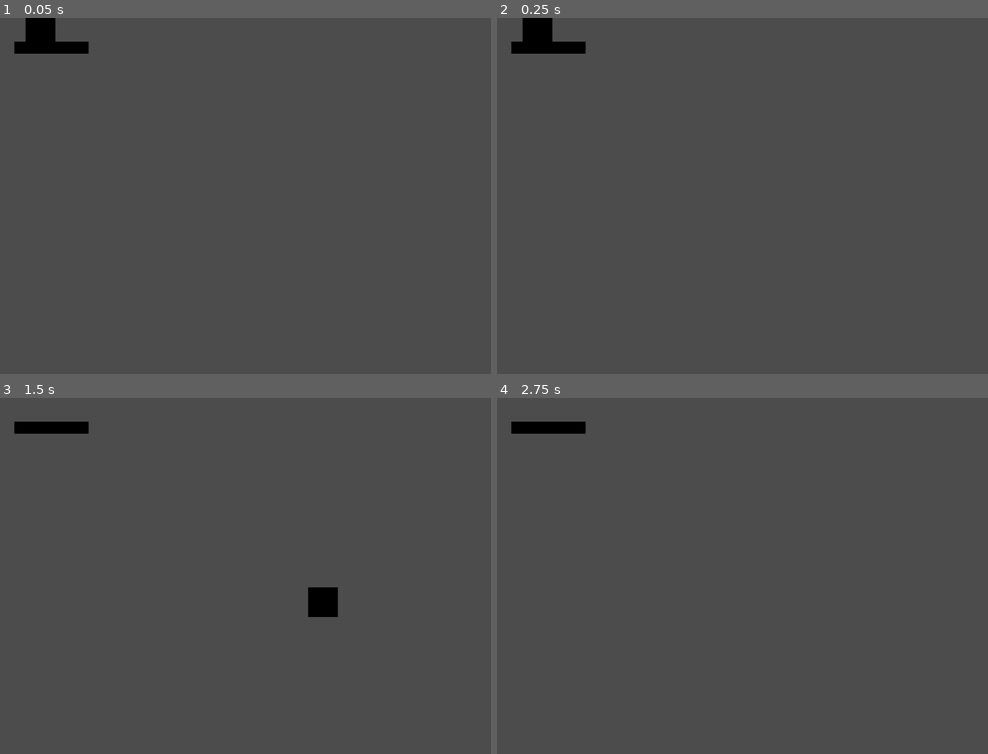
Above: before the commit, frames 1-4 (two rows, left to right).
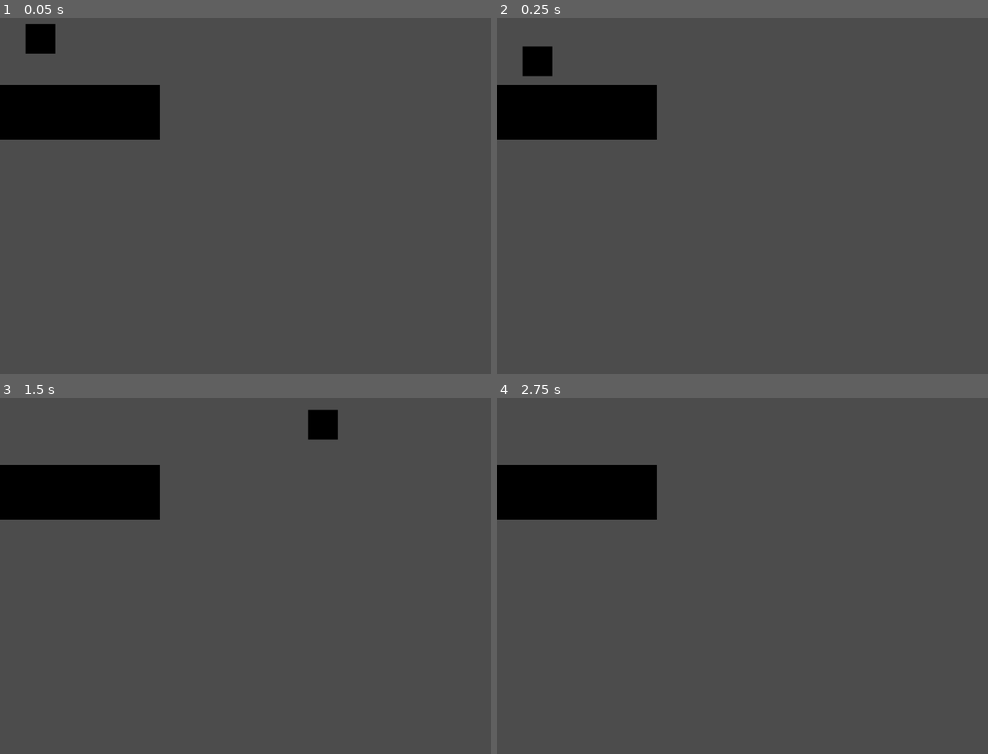
Above: after the commit, the same moments.

Repository: RavenJFelix/Square
Game: Godot game, scene res://testLevel/testLevel.tscn
Two runs of this game, one before a commit and one after it. Both use one fixed random seed, a clock stepped at 60 frames per second and the inputs below. The project has no main scene, so this scene is started directly.
Inputs:
- Up to frame 1 (0.05 s): no input
- Up to frame 2 (0.25 s): no input
- Up to frame 3 (1.5 s): hold Right (ui_right) from 0.53 s (still down); tap Up (ui_up) at 0.77 s
- Up to frame 4 (2.75 s): tap Up (ui_up) at 1.52 s; release Right (ui_right) at 2.03 s; hold Left (ui_left) from 2.03 s (still down)

The runs differ from the first frame. In frame 1, 5.4% of the frame differs, in the area x 0-33%, y 0-35%; in frame 2, 6.2%; in frame 3, 6.5%, in the area x 0-69%, y 3-62%; in frame 4, 5.5%.

Commit message:
Resize platform

Diff:
--- a/map/basicPlatform.tscn
+++ b/map/basicPlatform.tscn
@@ -3,6 +3,7 @@
 [sub_resource type="RectangleShape2D" id=1]
 
 [node name="StaticBody2D" type="StaticBody2D"]
+scale = Vector2( 5, 5 )
 
 [node name="CollisionShape2D" type="CollisionShape2D" parent="."]
 shape = SubResource( 1 )
--- a/testLevel/testLevel.tscn
+++ b/testLevel/testLevel.tscn
@@ -6,8 +6,8 @@
 [node name="Node2D" type="Node2D"]
 
 [node name="StaticBody2D" parent="." instance=ExtResource( 1 )]
-position = Vector2( 86.3033, 49.5709 )
-scale = Vector2( 6.24, 1 )
+position = Vector2( 117.169, 159.315 )
+scale = Vector2( 15.1898, 4.6044 )
 
 [node name="Player" parent="." instance=ExtResource( 2 )]
 position = Vector2( 68.3395, 33.2161 )
